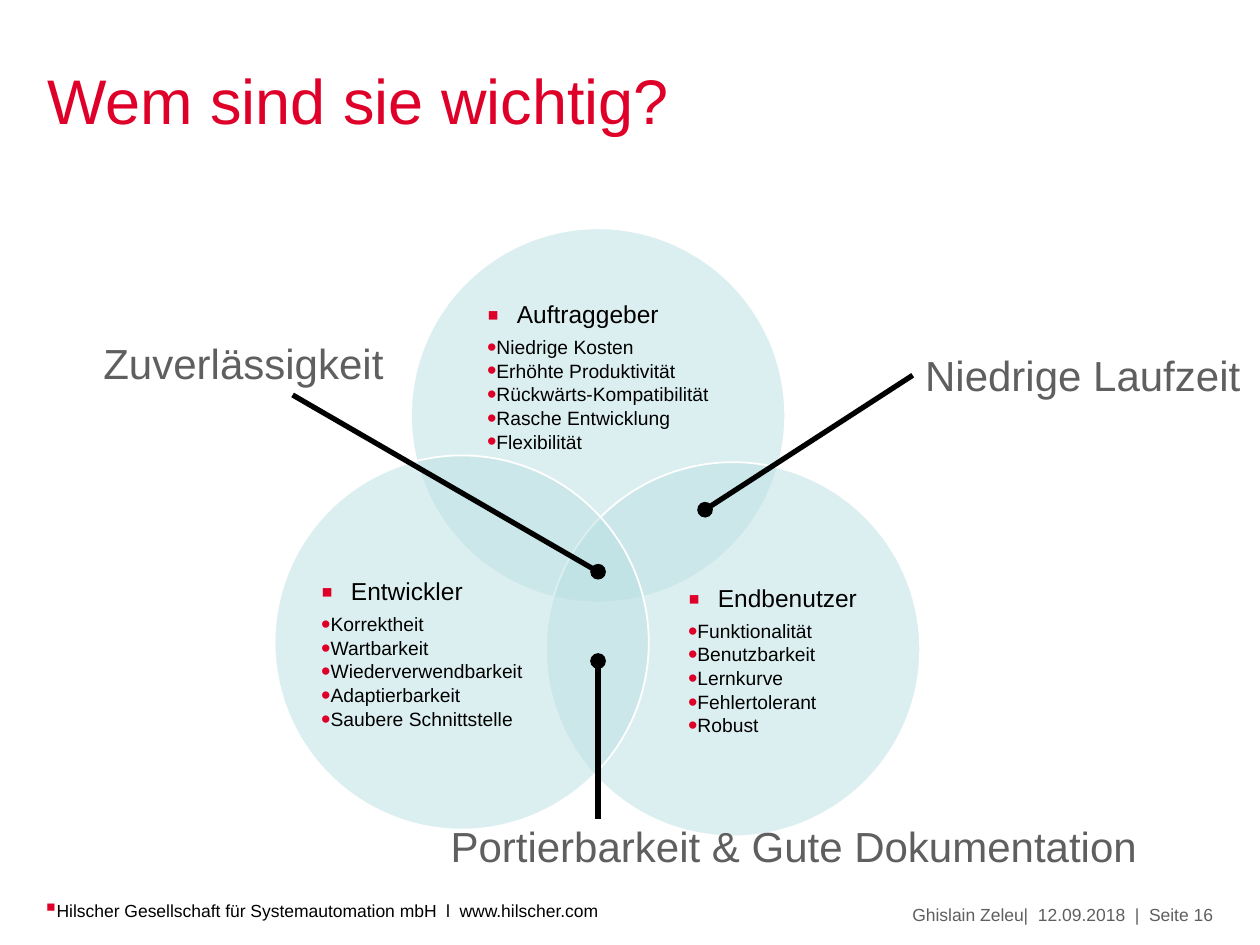
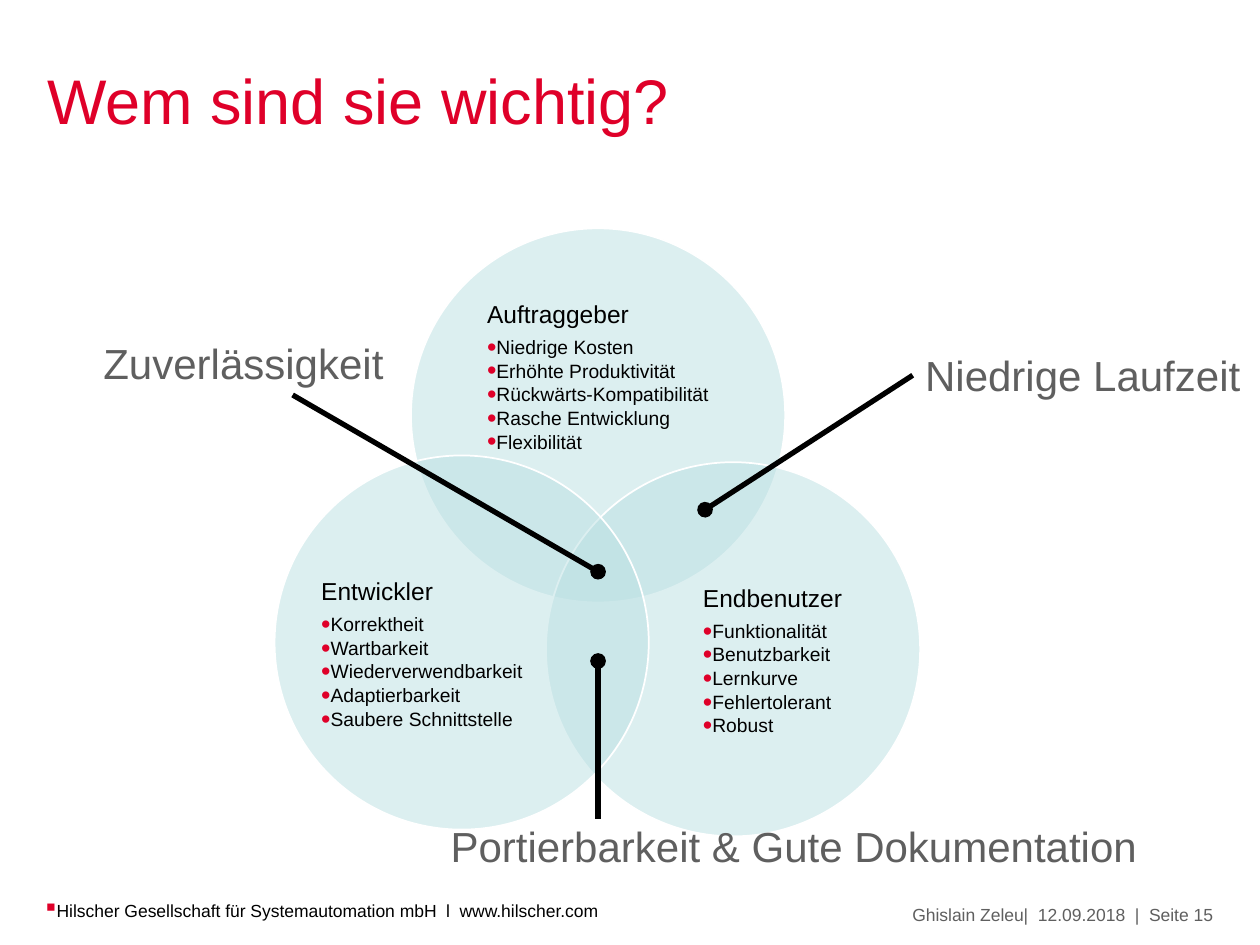
Before and after one commit to Ghislain1/zoe-fb-app, a slide deck: slide 15 of Topology-Editor.pptx (slide 16 before the commit). Drawn at 1260x945 pixels with LibreOffice and Linux fonts; fonts in the diff are those of the drawing; background and template pictures are left out. Boxes give left, top, right and bottom in pixels: in the first picture for what was removed or moved away, otherwise in the second. Text is boxed around its words. In the diff, an @@ line names an element or a change of style, - is before the commit and + after.

```diff
--- a/Topology-Editor.pptx
+++ b/Topology-Editor.pptx
@@ text at (487,305,629,328): bullet ▪ to none @@
@@ text at (321,582,433,601): bullet ▪ to none @@
@@ text at (703,589,842,608): bullet ▪ to none @@
@@ text at (912,908,1213,925): text changed @@
-Ghislain Zeleu| 12.09.2018 | Seite 16
+Ghislain Zeleu| 12.09.2018 | Seite 15
```
Also in this commit, not shown: 4 other slides changed, 1 slide removed.
